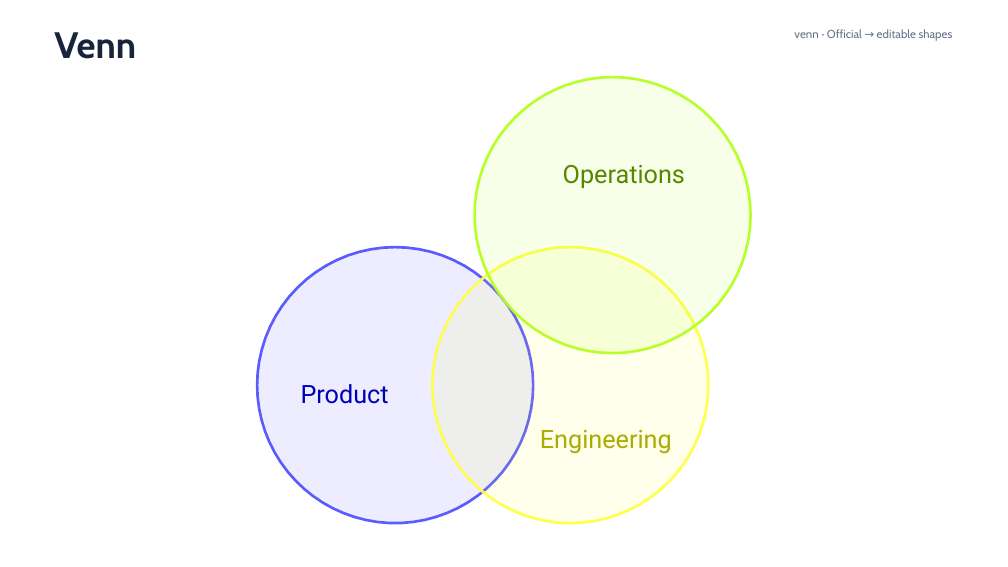
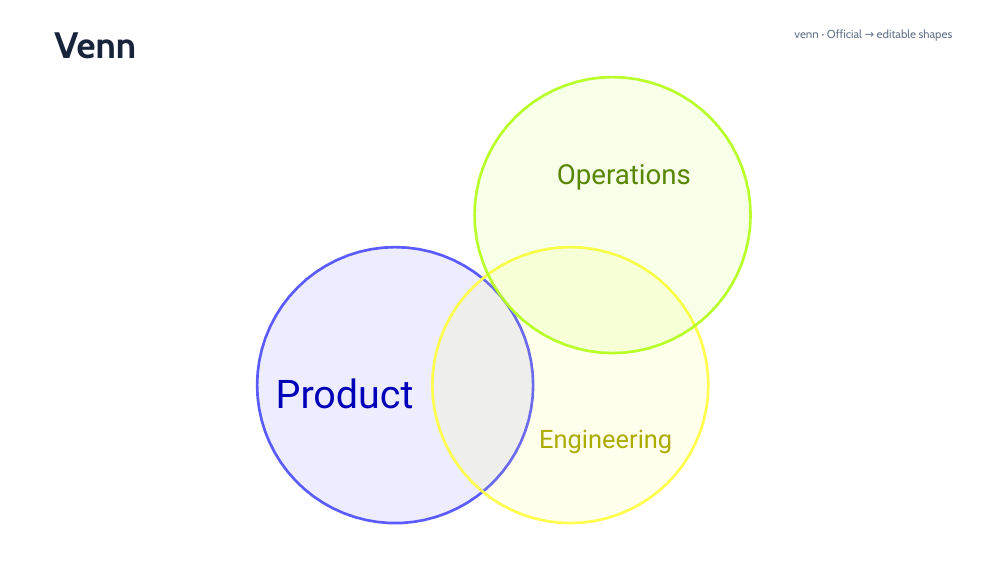
Before and after one commit to sci-gen/diagram-pptx, a slide deck: slide 26 of examples/mermaid-syntax/mermaid-11.16-gallery.pptx. Drawn at 1008x567 pixels with LibreOffice and Linux fonts; fonts in the diff are those of the drawing. Boxes give left, top, right and bottom in pixels: in the first picture for what was removed or moved away, otherwise in the second. Text is boxed around its words. In the diff, an @@ line names an element or a change of style, - is before the commit and + after.

```diff
--- a/examples/mermaid-syntax/mermaid-11.16-gallery.pptx
+++ b/examples/mermaid-syntax/mermaid-11.16-gallery.pptx
@@ text "Operations" at [557, 164, 691, 190]: size 24 to 26.3 pt @@
@@ text "Product": place and size @@
-text "Product" at [301, 384, 389, 404]
+text "Product" at [276, 378, 414, 409]
@@ text "Product" at [276, 378, 414, 409]: size 24 to 37.5 pt @@
```
Also in this commit, not shown: 20 other slides changed, 27 other files.
